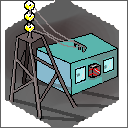
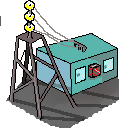
Layered file, before and after one edit (128x128). Changes by layer:
painted on "Pasted Layer #2" over box(75, 56, 114, 85)
painted on "Layer #2" over box(0, 0, 128, 128)
hid "Pasted Layer #1" over box(0, 0, 128, 128)
